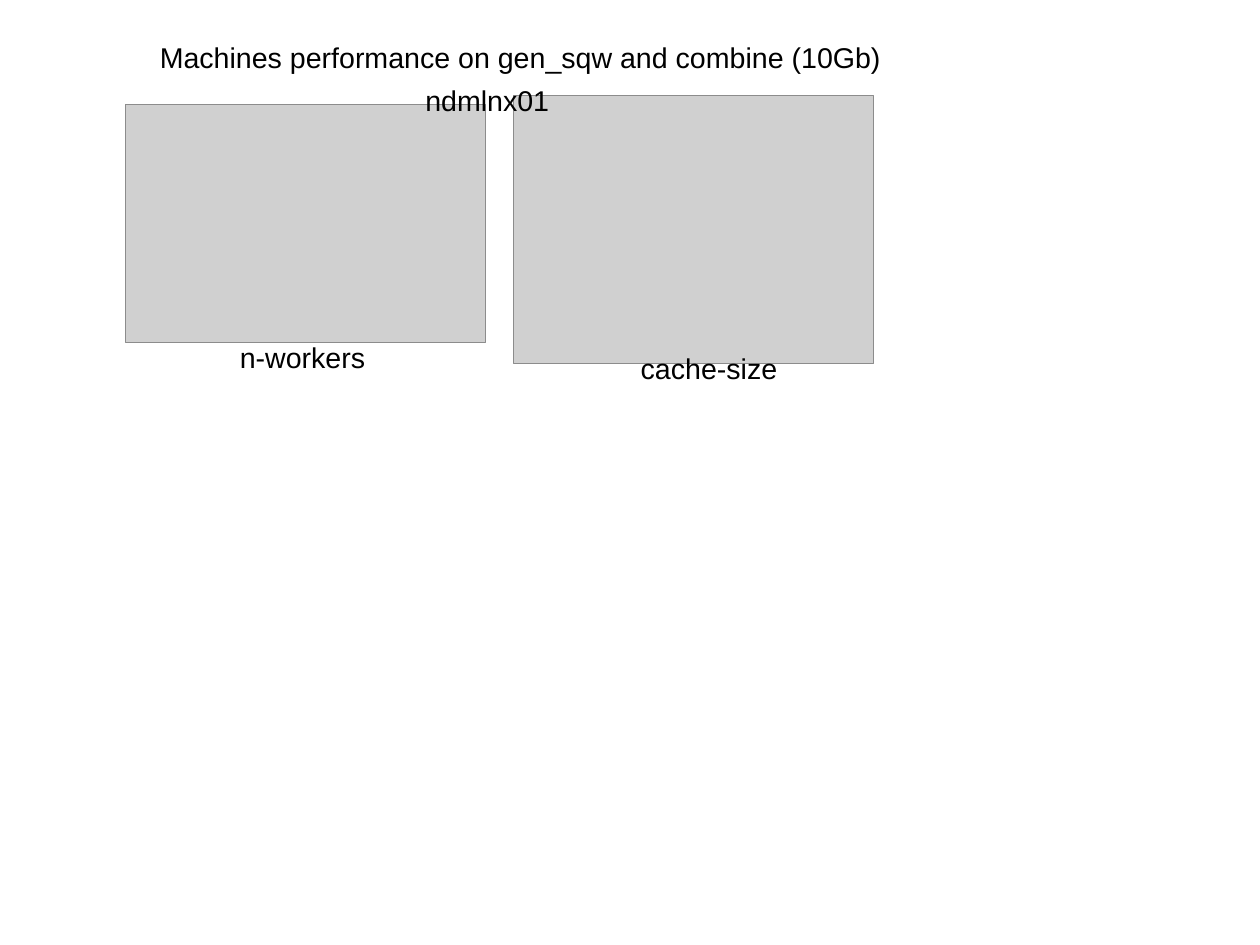
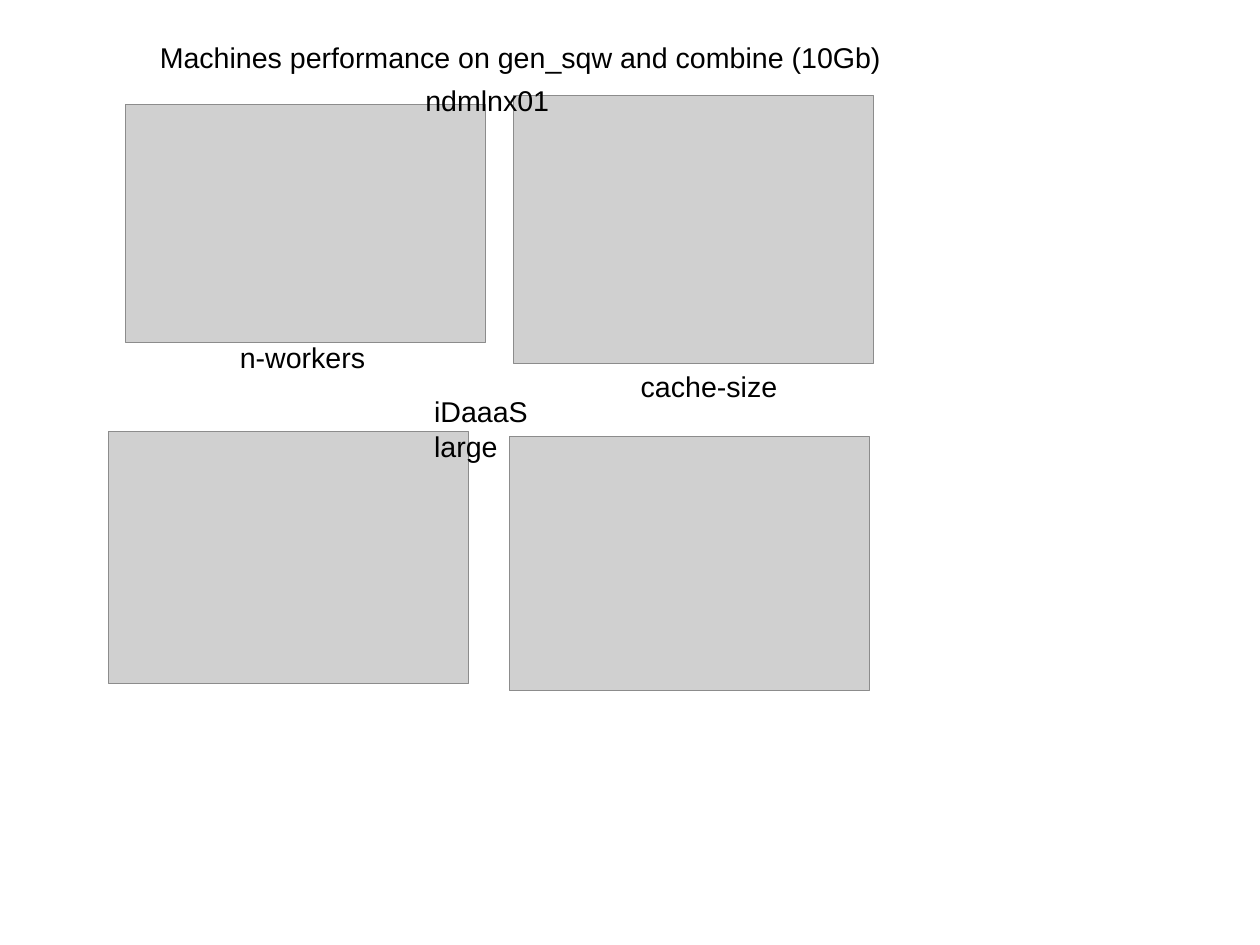
Before and after one commit to pace-neutrons/Horace, a slide deck: slide 1 of _test/performance_test/IDaaaSvsISISCOMPUTE_gen_sqw_performance.odp. Drawn at 1260x945 pixels with LibreOffice and Linux fonts; fonts in the diff are those of the drawing; grey boxes stand for pictures. Boxes give left, top, right and bottom in pixels: in the first picture for what was removed or moved away, otherwise in the second. Text is boxed around its words. In the diff, an @@ line names an element or a change of style, - is before the commit and + after.

Commit message:
Re #11 performance from excitaions large

```diff
--- a/_test/performance_test/IDaaaSvsISISCOMPUTE_gen_sqw_performance.odp
+++ b/_test/performance_test/IDaaaSvsISISCOMPUTE_gen_sqw_performance.odp
@@ text "cache-size": place and size @@
-text "cache-size" at [641, 358, 777, 380]
+text "cache-size" at [641, 376, 777, 398]
@@ text added at [434, 401, 528, 462], 18 pt, text #000000 @@
+iDaaaS large
@@ picture added at [109, 432, 469, 684] @@
@@ picture added at [510, 437, 870, 691] @@
```
Also in this commit, not shown: 1 other file.
